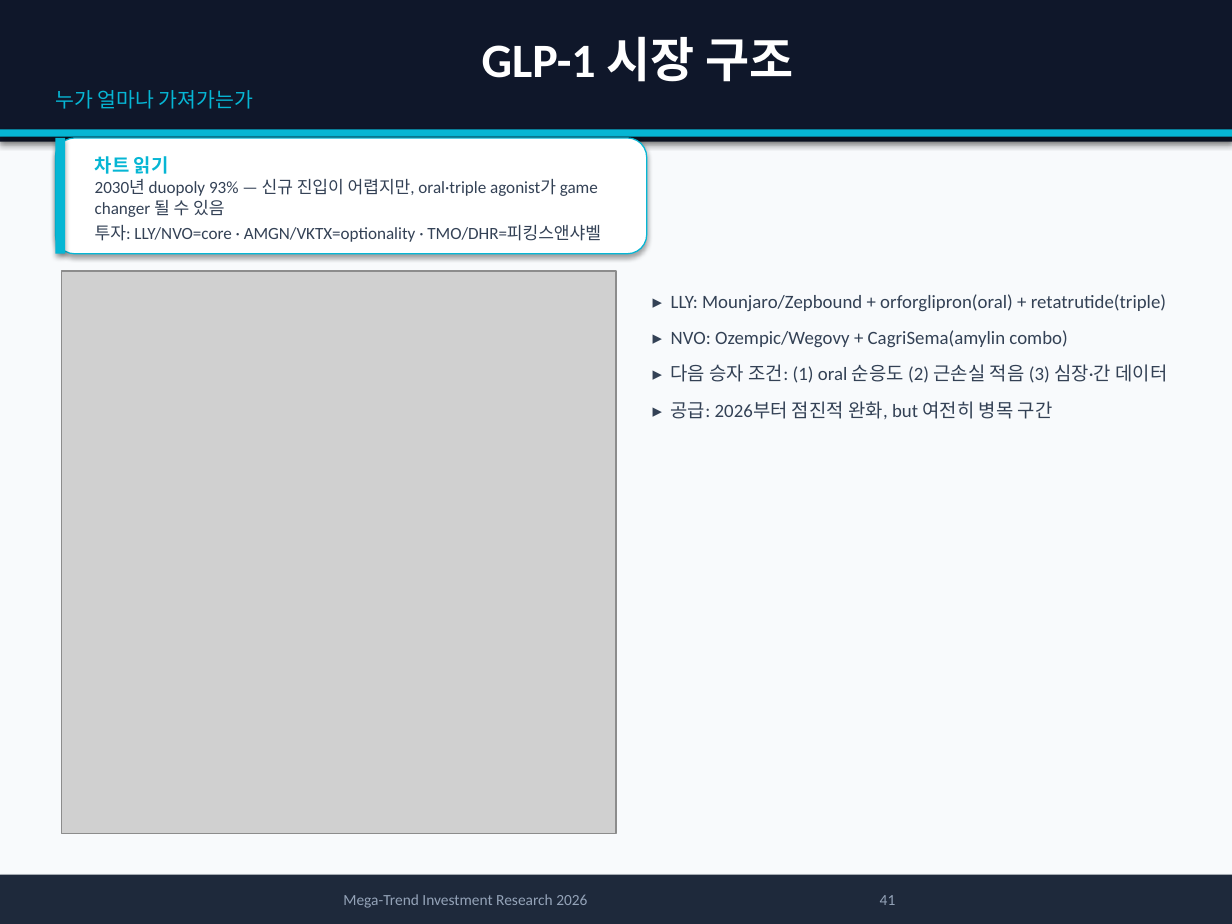
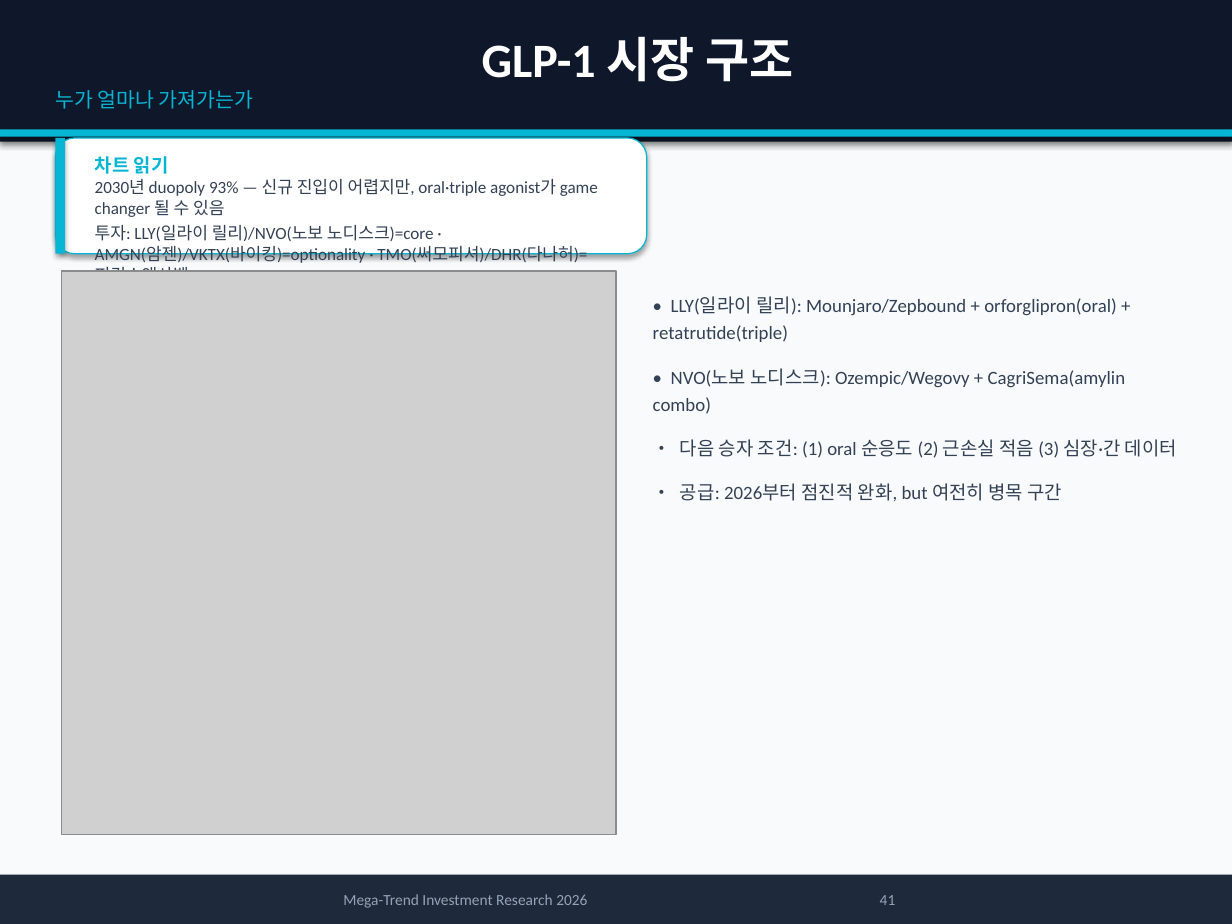
Before and after one commit to yskkkk/Stock, a slide deck: slide 41 of reports/megatrend-investment-report-2026.pptx. Drawn at 1232x924 pixels with LibreOffice and Linux fonts; fonts in the diff are those of the drawing; grey boxes stand for pictures. Boxes give left, top, right and bottom in pixels: in the first picture for what was removed or moved away, otherwise in the second. Text is boxed around its words. In the diff, an @@ line names an element or a change of style, - is before the commit and + after.

```diff
--- a/reports/megatrend-investment-report-2026.pptx
+++ b/reports/megatrend-investment-report-2026.pptx
@@ text at (x1=95, y1=225, x2=587, y2=263): text changed @@
-투자: LLY/NVO=core · AMGN/VKTX=optionality · TMO/DHR=피킹스앤샤벨
+투자: LLY(일라이 릴리)/NVO(노보 노디스크)=core · AMGN(암젠)/VKTX(바이킹)=optionality · TMO(써모피셔)/DHR(다나허)=피킹스앤샤벨
@@ text at (x1=653, y1=296, x2=1177, y2=501): text changed @@
-▸ LLY: Mounjaro/Zepbound + orforglipron(oral) + retatrutide(triple)
-▸ NVO: Ozempic/Wegovy + CagriSema(amylin combo)
-▸ 다음 승자 조건: (1) oral 순응도 (2) 근손실 적음 (3) 심장·간 데이터
-▸ 공급: 2026부터 점진적 완화, but 여전히 병목 구간
+• LLY(일라이 릴리): Mounjaro/Zepbound + orforglipron(oral) + retatrutide(triple)
+• NVO(노보 노디스크): Ozempic/Wegovy + CagriSema(amylin combo)
+• 다음 승자 조건: (1) oral 순응도 (2) 근손실 적음 (3) 심장·간 데이터
+• 공급: 2026부터 점진적 완화, but 여전히 병목 구간
```
Also in this commit, not shown: 30 other slides changed, 1 other file.
